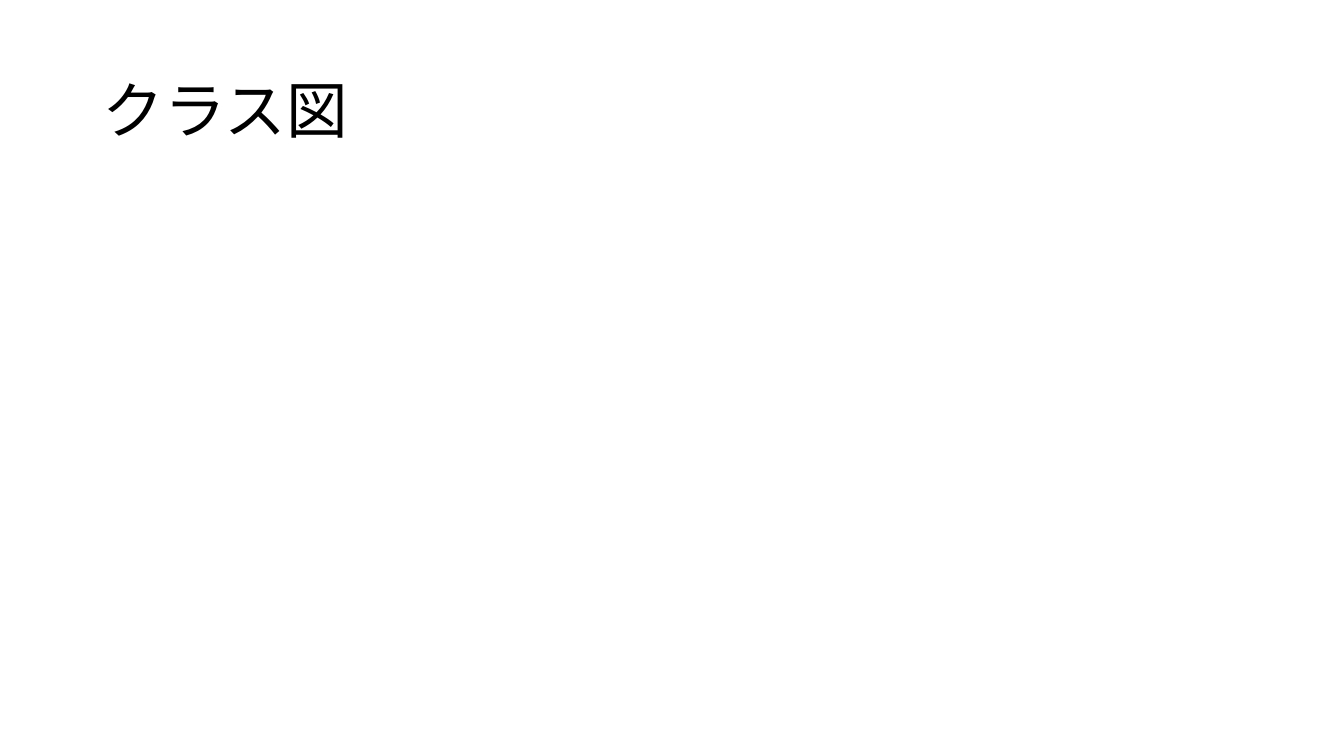
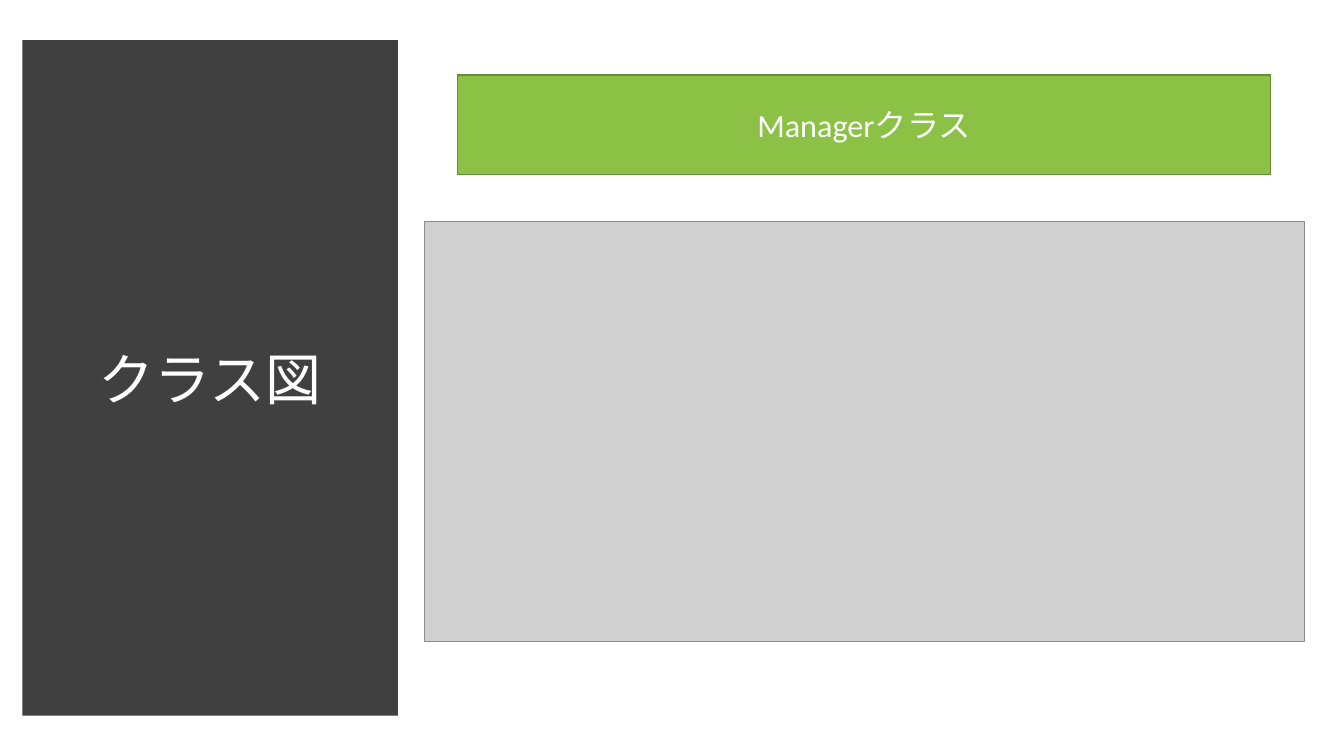
Before and after one commit to ie03-aizu-2019/ie03project-skys, a slide deck: slide 5 of Reports/Midterm.pptx (slide 12 before the commit). Drawn at 1344x756 pixels with LibreOffice and Linux fonts; fonts in the diff are those of the drawing; grey boxes stand for pictures. Boxes give left, top, right and bottom in pixels: in the first picture for what was removed or moved away, otherwise in the second. Text is boxed around its words. In the diff, an @@ line names an element or a change of style, - is before the commit and + after.

```diff
--- a/Reports/Midterm.pptx
+++ b/Reports/Midterm.pptx
@@ title "クラス図" resized from (x1=102, y1=83, x2=347, y2=138) to (x1=22, y1=40, x2=397, y2=716) @@
@@ title "クラス図" at (x1=22, y1=40, x2=397, y2=716): size 44 to 40 pt, text colour #000000 to #FFFFFF; alignment left to centre; line spacing 0.9 to 1; fill none to #404040 @@
@@ text added at (x1=458, y1=75, x2=1270, y2=174), fill #8BC145, outline #658D32 1 pt, 23 pt, text #FFFFFF @@
+Managerクラス
@@ picture added at (x1=424, y1=222, x2=1305, y2=641) @@
```
Also in this commit, not shown: 13 other slides changed, 2 slides added, 2 slides removed.
